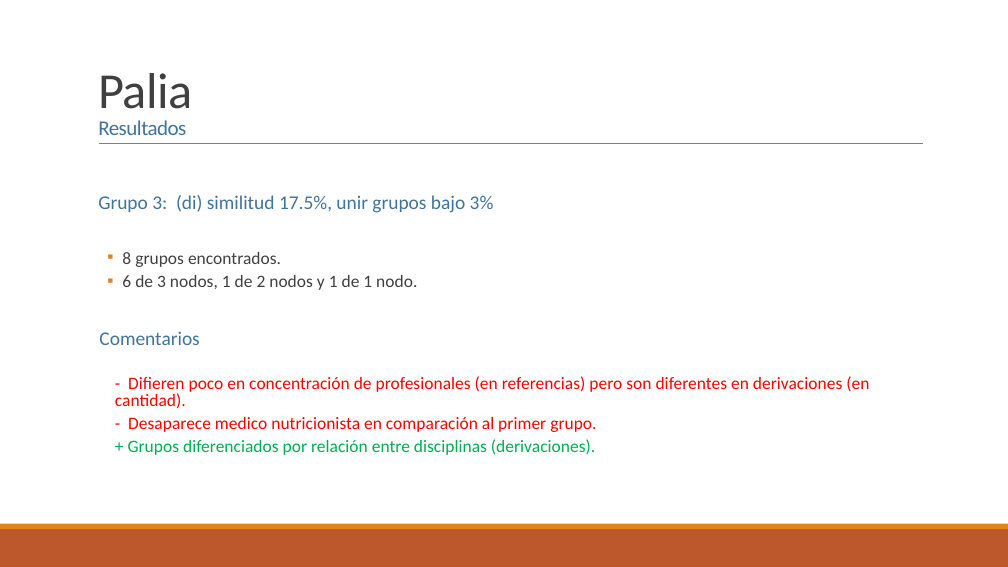
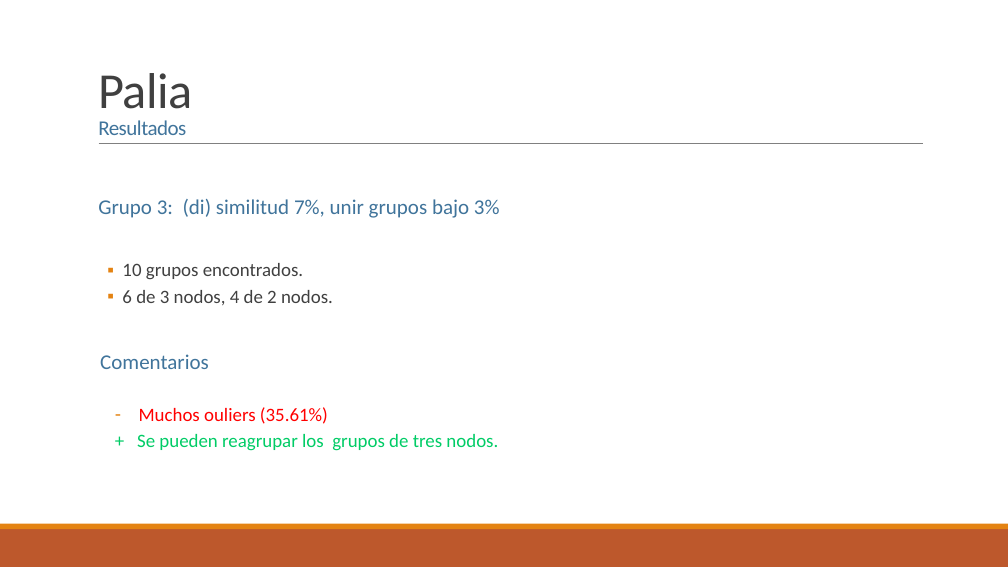
Before and after one commit to cealvarez/Repo-FONDECYT, a slide deck: slide 5 of Tesis/Nicolas/Análisis de Datos.pptx. Drawn at 1008x567 pixels with LibreOffice and Linux fonts; fonts in the diff are those of the drawing. Boxes give left, top, right and bottom in pixels: in the first picture for what was removed or moved away, otherwise in the second. Text is boxed around its words. In the diff, an @@ line names an element or a change of style, - is before the commit and + after.

```diff
--- a/Tesis/Nicolas/Análisis de Datos.pptx
+++ b/Tesis/Nicolas/Análisis de Datos.pptx
@@ text at bbox=[98, 199, 500, 305]: text changed; size 16.6 to 18 pt @@
-  Grupo 3: (di) similitud 17.5%, unir grupos bajo 3%
-  ▪ 8 grupos encontrados.
-  ▪ 6 de 3 nodos, 1 de 2 nodos y 1 de 1 nodo.
+  Grupo 3: (di) similitud 7%, unir grupos bajo 3%
+  ▪ 10 grupos encontrados.
+  ▪ 6 de 3 nodos, 4 de 2 nodos.
@@ text at bbox=[100, 354, 209, 369]: size 18.5 to 20 pt in "Comentarios"; line spacing 0.8 to 0.9 @@
@@ text at bbox=[137, 407, 498, 451]: text changed; size 16.6 to 18 pt; text colour #FF0000 to #00CC66 @@
-  - Difieren poco en concentración de profesionales (en referencias) pero son diferentes en derivaciones (en cantidad).
-  - Desaparece medico nutricionista en comparación al primer grupo.
-  + Grupos diferenciados por relación entre disciplinas (derivaciones).
+  – Muchos ouliers (35.61%)
+  + Se pueden reagrupar los grupos de tres nodos.
```
Also in this commit, not shown: 8 other slides changed, 11 slides added, 9 slides removed, 9 other files.
